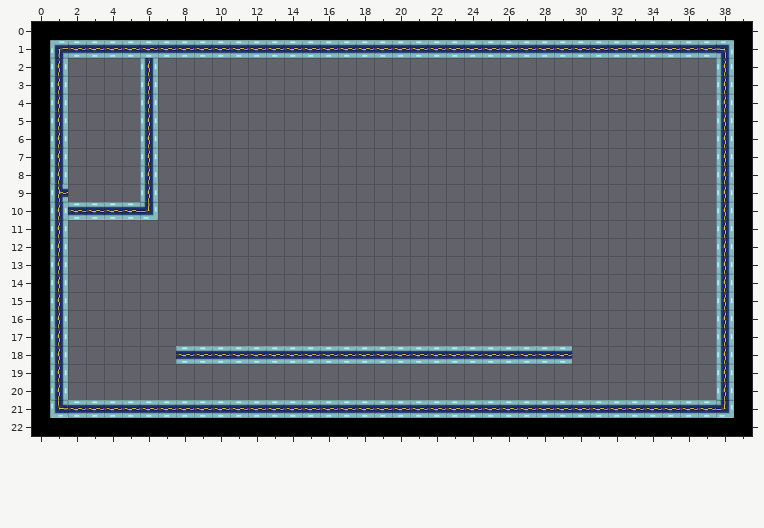
Two states of a Tiled map, core/assets/level_5-4.tmx. Above: the version before the commit.
Cells are 32x32 px. Shown: x 0..39, y 0..22.
Once edited:
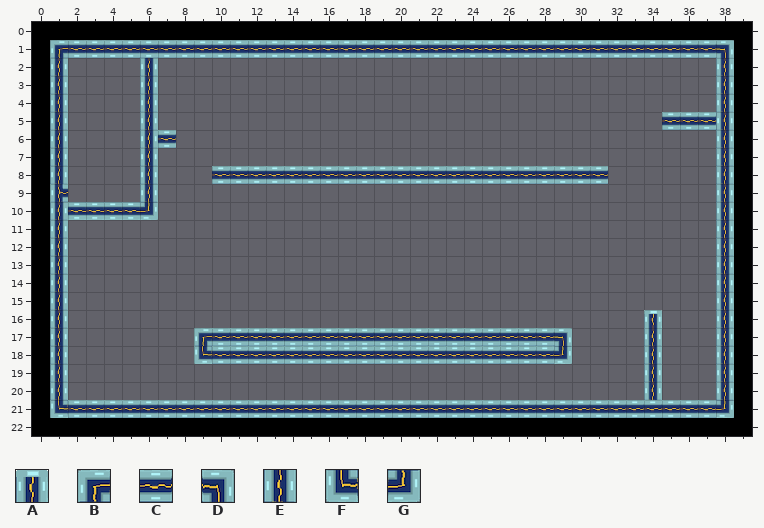
Key: from "tileset": A 35, B 96, C 97, D 98, E 130, F 160, G 162.
_ is an empty cell, . an unchanged one.
The exact change:
--- layer "platforms"
@@ x 7..37 @@
- 5 ............................___
- 6 _..............................
+ 5 ............................CCC
+ 6 C..............................
@@ x 10..31 @@
- 8 ______________________
+ 8 CCCCCCCCCCCCCCCCCCCCCC
@@ x 8..34 @@
-16 .........................._
-17 ._____________________...._
-18 CC...................C...._
-19 .........................._
-20 .........................._
+16 ..........................A
+17 .BCCCCCCCCCCCCCCCCCCCD....E
+18 _F...................G....E
+19 ..........................E
+20 ..........................E
